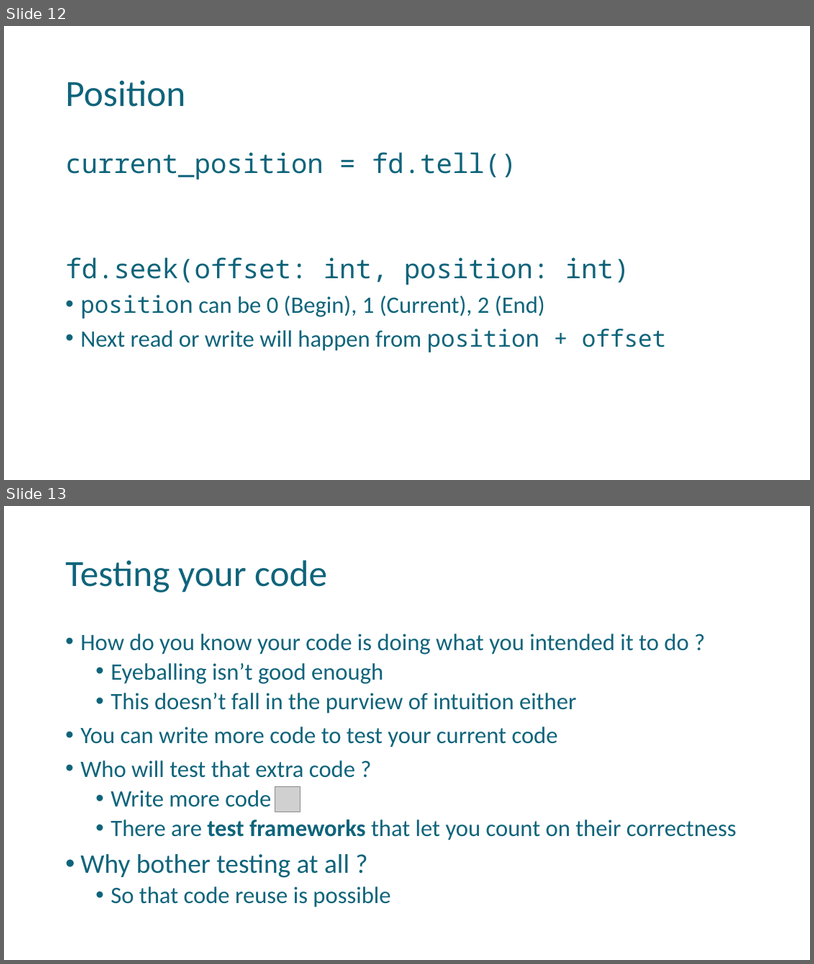
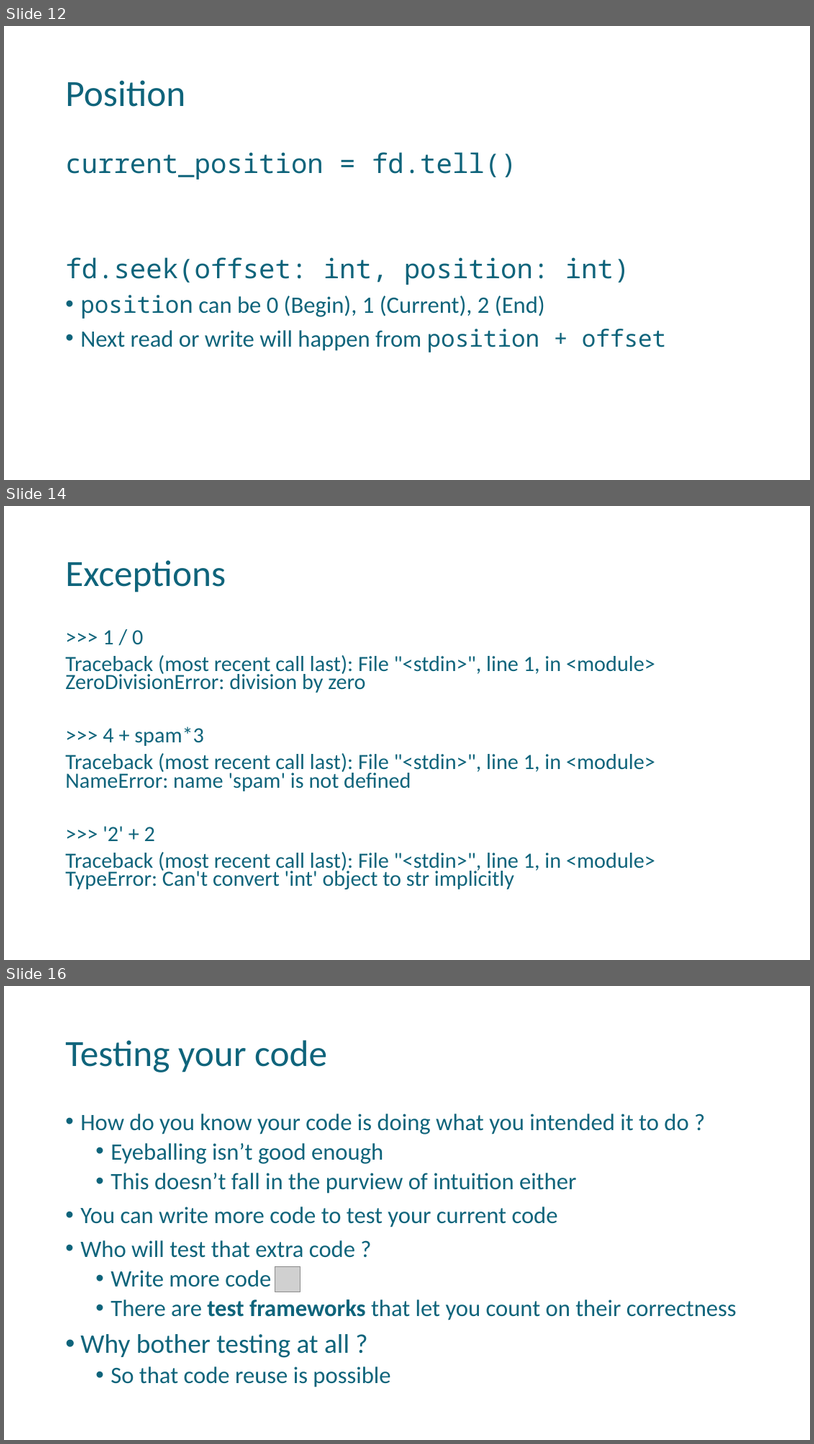
Before and after one commit to uday87j/teach_python, a slide deck: fundamentals/9-Type conversion, Files, doctest.pptx. Shown one above the other, each under a label of ours: slides 12 and 13 before the commit, slides 12, 14 and 16 after it; the slides between them are not shown. The pictures are 814x964 and 814x1444 pixels, drawn with LibreOffice and Linux fonts; fonts in the diff are those of the drawing; grey boxes stand for pictures. Boxes give left, top, right and bottom in pixels: in the first picture for what was removed or moved away, otherwise in the second. Text is boxed around its words. In the diff, an @@ line names an element or a change of style, - is before the commit and + after.

```diff
--- a/fundamentals/9-Type conversion, Files, doctest.pptx
+++ b/fundamentals/9-Type conversion, Files, doctest.pptx
@@ slide 14 added at bbox=[4, 506, 810, 960], background #FFFFFF @@
@@ title added at bbox=[65, 560, 226, 592], 44 pt, text #0F647B @@
+Exceptions
@@ text added at bbox=[65, 630, 656, 889], 25.9 pt, text #0F647B @@
+>>> 1 / 0
+Traceback (most recent call last): File "<stdin>", line 1, in <module> ZeroDivisionError: division by zero
+>>> 4 + spam*3
+Traceback (most recent call last): File "<stdin>", line 1, in <module> NameError: name 'spam' is not defined
+>>> '2' + 2
+Traceback (most recent call last): File "<stdin>", line 1, in <module> TypeError: Can't convert 'int' object to str implicitly
@@ what was slide 13 is now slide 16 @@
```
Also in this commit, not shown: 2 other slides added.
